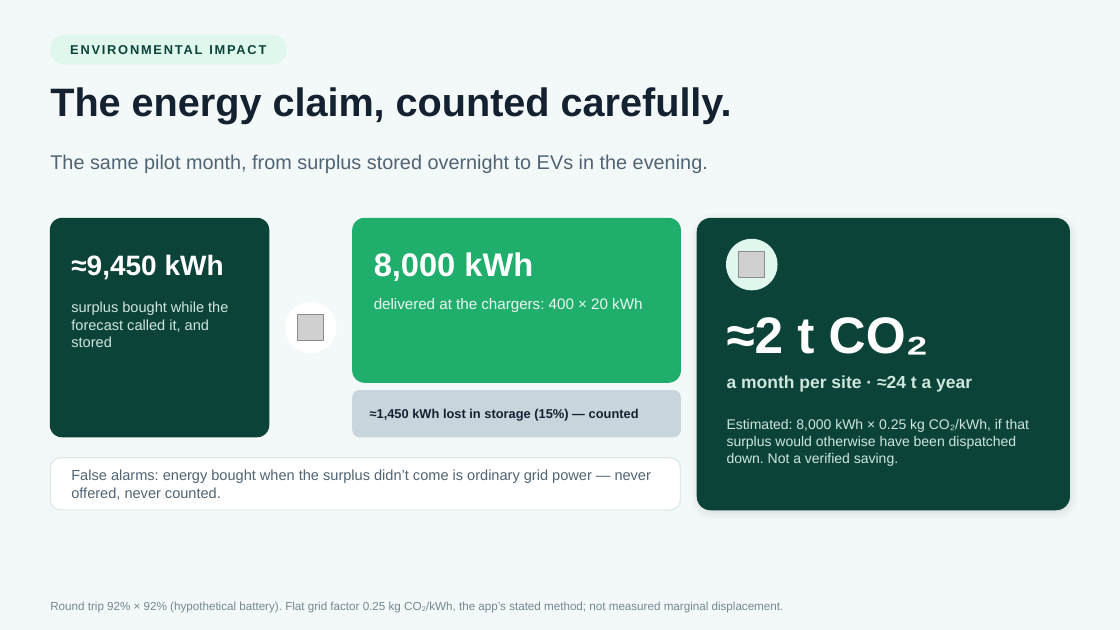
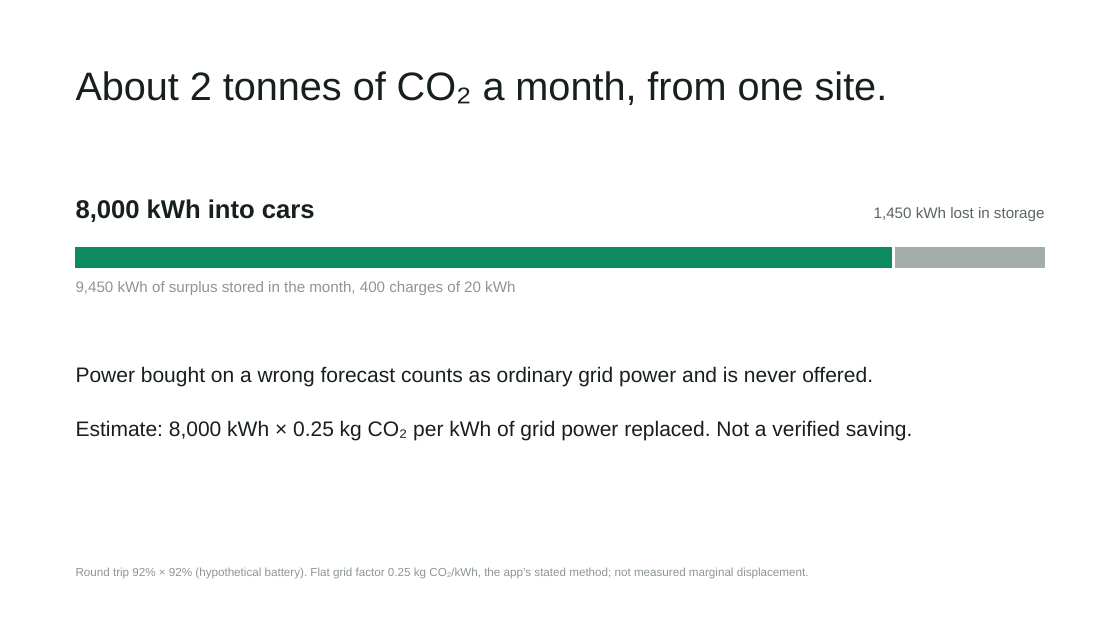
Before and after one commit to MarcoLadeira/SaveThePlanet, a slide deck: slide 11 of docs/demo/SaveThePlanet-pitch.pptx (slide 9 before the commit). Drawn at 1120x630 pixels with LibreOffice and Linux fonts; fonts in the diff are those of the drawing; grey boxes stand for pictures. Boxes give left, top, right and bottom in pixels: in the first picture for what was removed or moved away, otherwise in the second. Text is boxed around its words. In the diff, an @@ line names an element or a change of style, - is before the commit and + after.

```diff
--- a/docs/demo/SaveThePlanet-pitch.pptx
+++ b/docs/demo/SaveThePlanet-pitch.pptx
@@ background #F3F8F8 to #FFFFFF @@
@@ rounded rectangle removed at [50, 35, 287, 64] @@
@@ text removed at [50, 35, 287, 64] @@
-ENVIRONMENTAL IMPACT
@@ text removed at [50, 87, 732, 124] @@
-The energy claim, counted carefully.
@@ text added at [76, 71, 888, 105], 34 pt, text #17201C @@
+About 2 tonnes of CO₂ a month, from one site.
@@ text removed at [50, 154, 708, 173] @@
-The same pilot month, from surplus stored overnight to EVs in the evening.
@@ text at [76, 199, 315, 222]: text changed; size 28 to 22 pt; text colour #FFFFFF to #17201C @@
-8,000 kWh
+8,000 kWh into cars
@@ text "1,450 kWh lost in storage" at [874, 207, 1045, 221]: vertical alignment middle to top @@
@@ text at [874, 207, 1045, 221]: text changed; size 11 to 13 pt; text colour #142130 to #5B6661; bold off @@
-≈1,450 kWh lost in storage (15%) — counted
+1,450 kWh lost in storage
@@ rounded rectangle removed at [50, 218, 269, 437] @@
@@ rounded rectangle removed at [353, 218, 681, 382] @@
@@ rounded rectangle removed at [697, 218, 1070, 510] @@
@@ ellipse removed at [727, 239, 777, 290] @@
@@ text removed at [71, 254, 224, 280] @@
-≈9,450 kWh
@@ rectangle added at [76, 248, 891, 268], fill #0E8A62, outline #0E8A62 1 pt @@
@@ picture removed at [739, 251, 765, 277] @@
@@ rectangle added at [896, 248, 1044, 268], fill #A3AEA9, outline #A3AEA9 1 pt @@
@@ text added at [76, 281, 515, 295], 13 pt, text #8D9792 @@
+9,450 kWh of surplus stored in the month, 400 charges of 20 kWh
@@ text removed at [374, 298, 642, 312] @@
-delivered at the chargers: 400 × 20 kWh
@@ text removed at [71, 301, 228, 347] @@
-surplus bought while the forecast called it, and stored
@@ ellipse removed at [286, 302, 336, 353] @@
@@ picture removed at [297, 314, 323, 340] @@
@@ text removed at [727, 317, 929, 355] @@
-≈2 t CO₂
@@ text added at [76, 366, 873, 386], 18 pt, text #17201C @@
+Power bought on a wrong forecast counts as ordinary grid power and is never offered.
@@ text removed at [727, 375, 972, 392] @@
-a month per site · ≈24 t a year
@@ rounded rectangle removed at [353, 391, 681, 437] @@
@@ text at [76, 420, 912, 441]: text changed; size 12 to 18 pt; text colour #CFE6DD to #17201C @@
-Estimated: 8,000 kWh × 0.25 kg CO₂/kWh, if that surplus would otherwise have been dispatched down. Not a verified saving.
+Estimate: 8,000 kWh × 0.25 kg CO₂ per kWh of grid power replaced. Not a verified saving.
@@ rounded rectangle removed at [50, 458, 681, 510] @@
@@ text removed at [71, 469, 651, 500] @@
-False alarms: energy bought when the surplus didn’t come is ordinary grid power — never offered, never counted.
@@ text "Round trip 92% × 92% ...": place and size @@
-text "Round trip 92% × 92% ..." at [50, 601, 784, 613]
+text "Round trip 92% × 92% ..." at [76, 567, 809, 579]
@@ text "Round trip 92% × 92% ..." at [76, 567, 809, 579]: text colour #748892 to #8D9792; vertical alignment bottom to top @@
```
Also in this commit, not shown: 3 other slides changed, 10 slides added, 8 slides removed, 8 other files.
